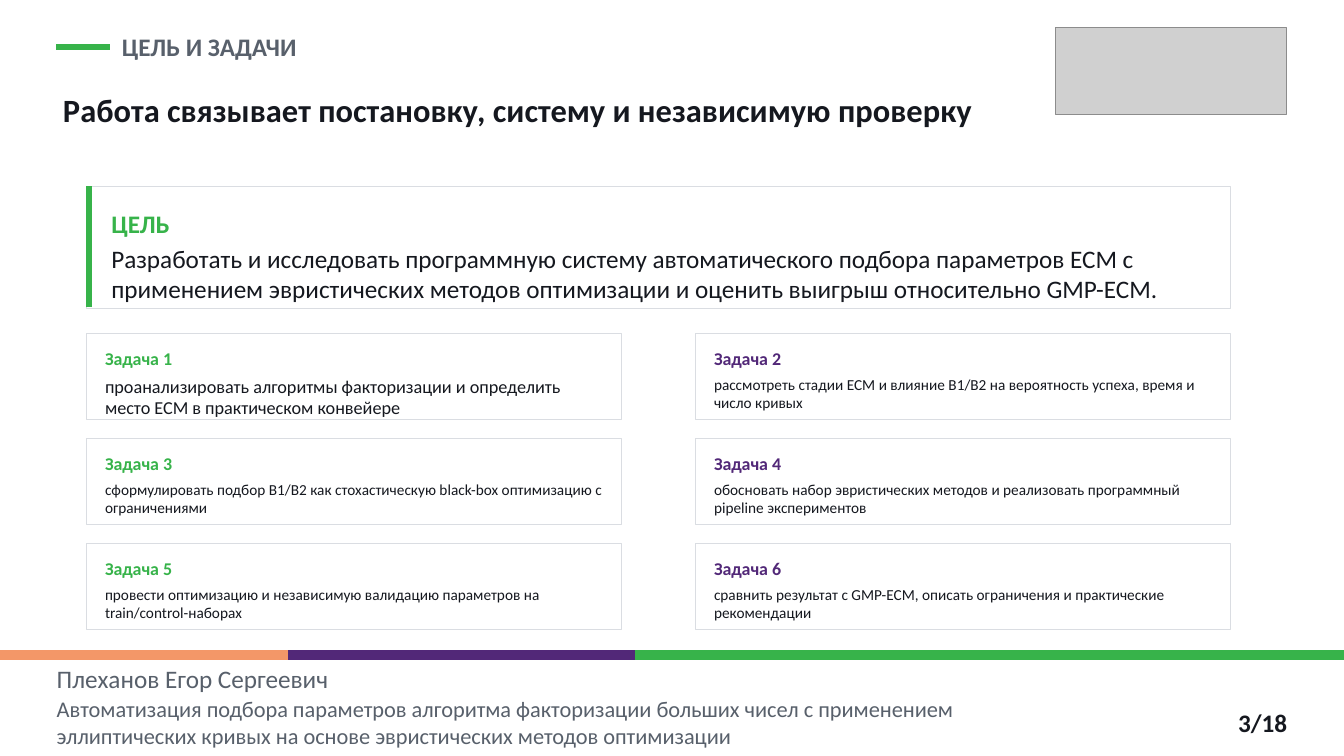
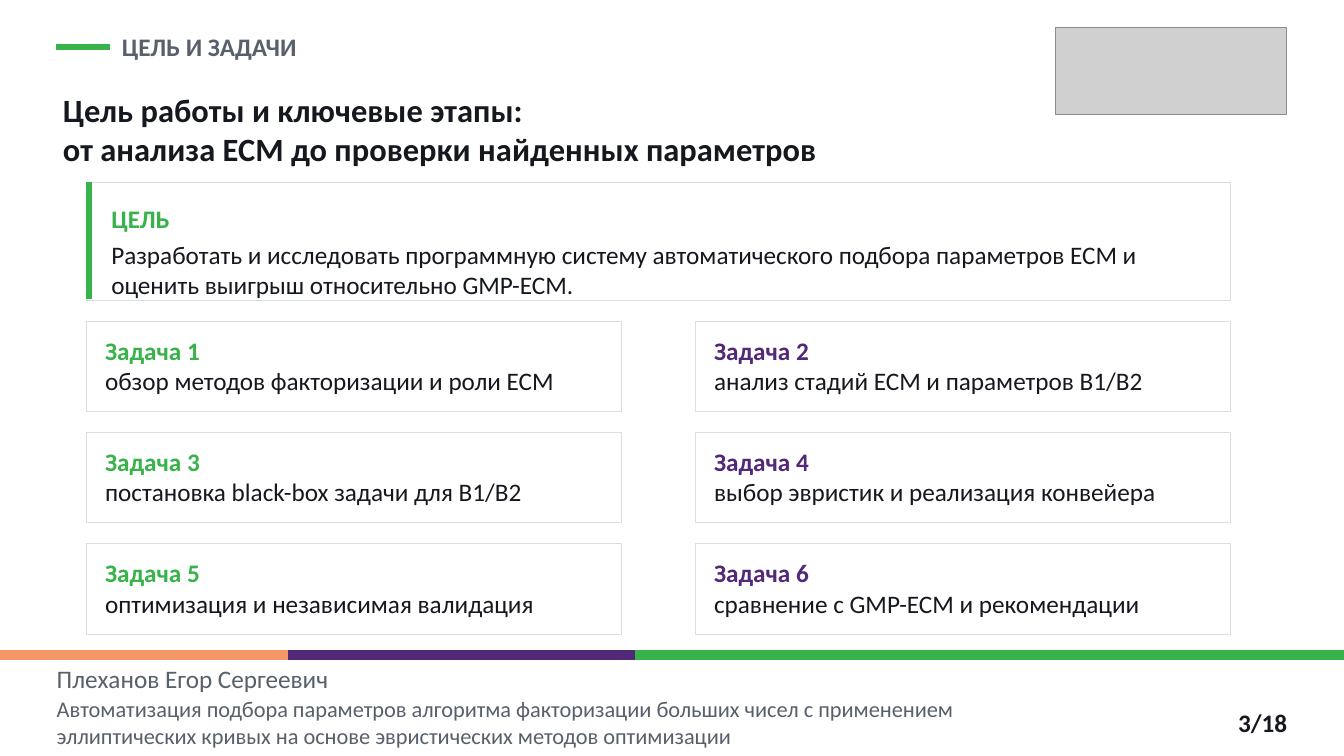
Before and after one commit to EgorPlehanov/ecm-evolutionary-optimization, a slide deck: slide 3 of REPORTS/06_thesis_defense_presentation/Plekhanov_thesis_defense_ECM_parameter_optimization_polytech.pptx. Drawn at 1344x756 pixels with LibreOffice and Linux fonts; fonts in the diff are those of the drawing; grey boxes stand for pictures. Boxes give left, top, right and bottom in pixels: in the first picture for what was removed or moved away, otherwise in the second. Text is boxed around its words. In the diff, an @@ line names an element or a change of style, - is before the commit and + after.

```diff
--- a/REPORTS/06_thesis_defense_presentation/Plekhanov_thesis_defense_ECM_parameter_optimization_polytech.pptx
+++ b/REPORTS/06_thesis_defense_presentation/Plekhanov_thesis_defense_ECM_parameter_optimization_polytech.pptx
@@ text removed at <box>63,99,972,127</box> @@
-Работа связывает постановку, систему и независимую проверку
@@ text added at <box>63,99,816,167</box>, 23.2 pt, text #15181F, bold @@
+Цель работы и ключевые этапы:
+от анализа ECM до проверки найденных параметров
@@ rectangle: place and size @@
-rectangle at <box>86,187,1230,309</box>
+rectangle at <box>86,182,1230,300</box>
@@ rectangle: place and size @@
-rectangle at <box>86,187,91,307</box>
+rectangle at <box>86,182,91,298</box>
@@ text "ЦЕЛЬ": place and size @@
-text "ЦЕЛЬ" at <box>111,216,169,237</box>
+text "ЦЕЛЬ" at <box>111,211,169,232</box>
@@ text at <box>111,247,1137,298</box>: text changed @@
-Разработать и исследовать программную систему автоматического подбора параметров ECM с применением эвристических методов оптимизации и оценить выигрыш относительно GMP-ECM.
+Разработать и исследовать программную систему автоматического подбора параметров ECM и оценить выигрыш относительно GMP-ECM.
@@ rectangle: place and size @@
-rectangle at <box>86,334,621,419</box>
+rectangle at <box>86,322,621,412</box>
@@ rectangle: place and size @@
-rectangle at <box>696,334,1231,419</box>
+rectangle at <box>696,322,1231,412</box>
@@ text "Задача 1": place and size @@
-text "Задача 1" at <box>105,353,172,368</box>
+text "Задача 1" at <box>105,343,200,364</box>
@@ size 12.8 to 18 pt in 6 elements at <box>105,565,200,586</box>, <box>714,564,809,586</box>, <box>105,454,200,475</box>, <box>714,454,809,475</box>, <box>105,343,200,364</box>, <box>714,343,809,364</box> @@
@@ text "Задача 2": place and size @@
-text "Задача 2" at <box>714,353,781,368</box>
+text "Задача 2" at <box>714,343,809,364</box>
@@ text at <box>105,373,554,394</box>: text changed; size 12.9 to 18 pt @@
-проанализировать алгоритмы факторизации и определить место ECM в практическом конвейере
+обзор методов факторизации и роли ECM
@@ text at <box>714,372,1143,394</box>: text changed; size 10.9 to 18 pt @@
-рассмотреть стадии ECM и влияние B1/B2 на вероятность успеха, время и число кривых
+анализ стадий ECM и параметров B1/B2
@@ rectangle: place and size @@
-rectangle at <box>86,439,621,524</box>
+rectangle at <box>86,433,621,523</box>
@@ rectangle: place and size @@
-rectangle at <box>696,439,1231,524</box>
+rectangle at <box>696,433,1231,523</box>
@@ text at <box>105,483,522,505</box>: text changed; size 10.9 to 18 pt @@
-сформулировать подбор B1/B2 как стохастическую black-box оптимизацию с ограничениями
+постановка black-box задачи для B1/B2
@@ text at <box>714,484,1155,505</box>: text changed; size 10.9 to 18 pt @@
-обосновать набор эвристических методов и реализовать программный pipeline экспериментов
+выбор эвристик и реализация конвейера
@@ rectangle: place and size @@
-rectangle at <box>86,544,621,630</box>
+rectangle at <box>86,544,621,635</box>
@@ rectangle: place and size @@
-rectangle at <box>696,544,1231,630</box>
+rectangle at <box>696,544,1231,635</box>
@@ text at <box>714,596,1139,617</box>: text changed; size 10.9 to 18 pt @@
-сравнить результат с GMP-ECM, описать ограничения и практические рекомендации
+сравнение с GMP-ECM и рекомендации
@@ text at <box>105,600,534,617</box>: text changed; size 10.9 to 18 pt @@
-провести оптимизацию и независимую валидацию параметров на train/control-наборах
+оптимизация и независимая валидация
```
Also in this commit, not shown: 10 other slides changed, 1 other file.
